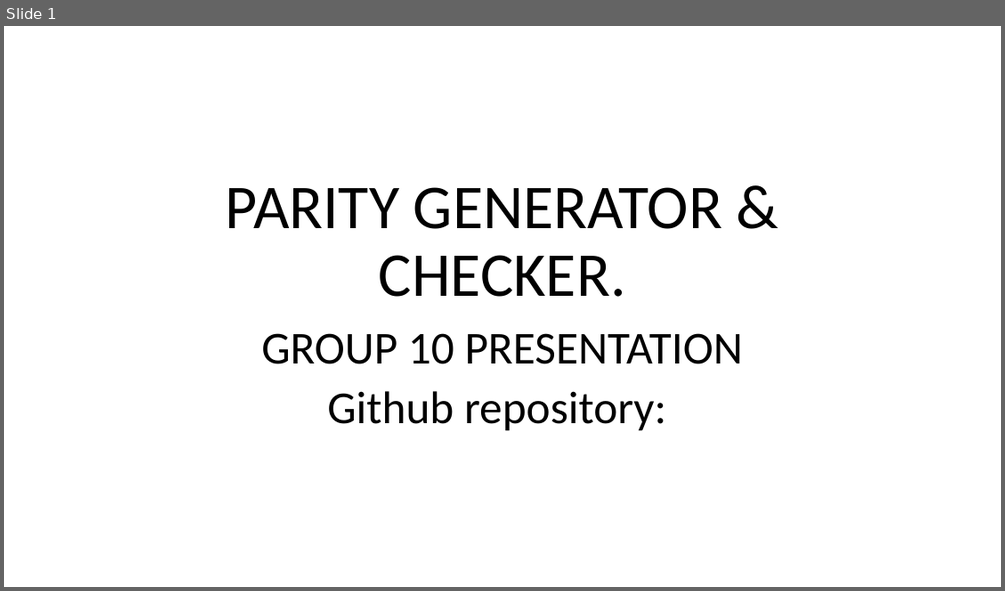
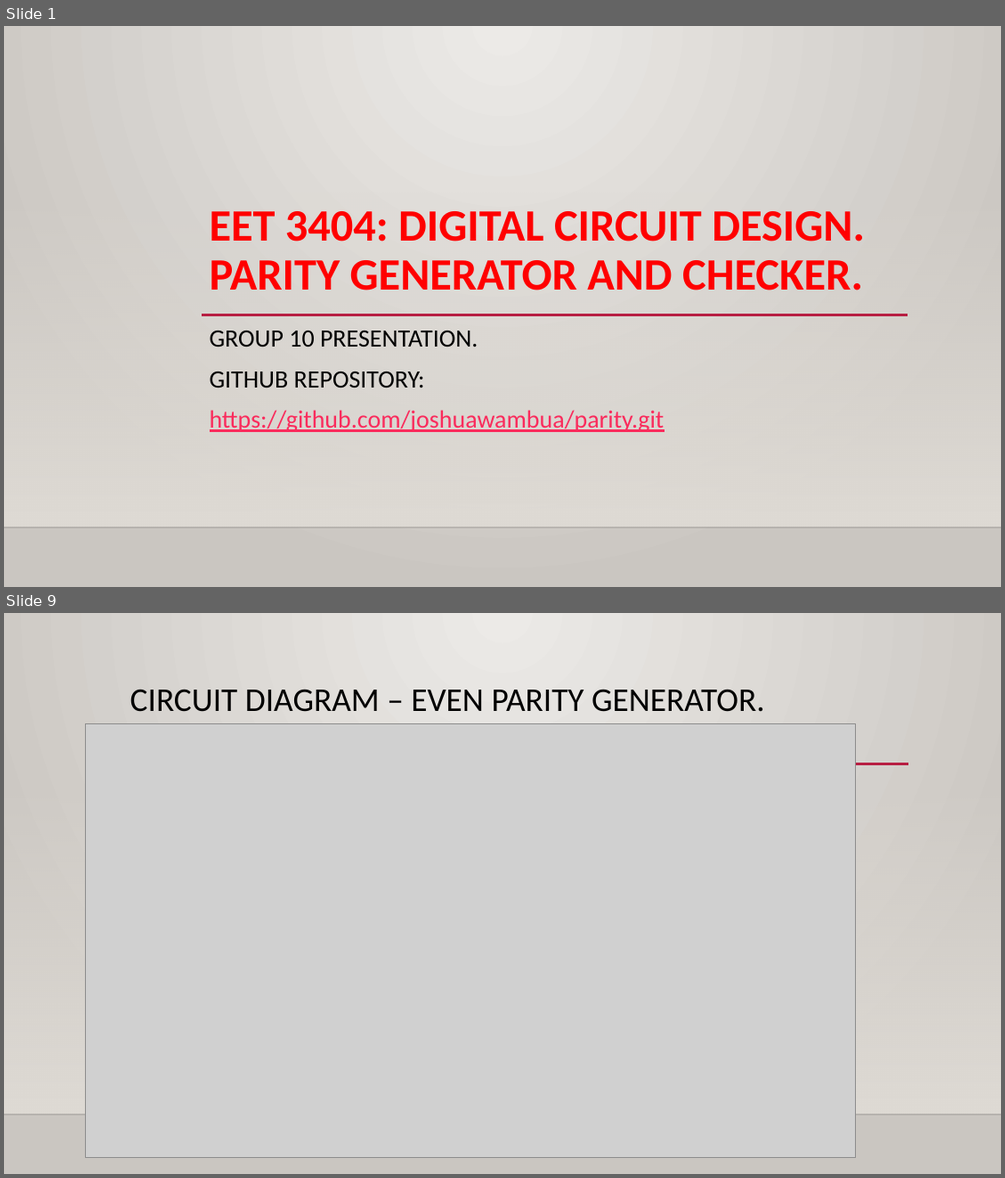
Before and after one commit to joshuawambua/parity, a slide deck: PARITY GENERATOR.pptx. Shown one above the other, each under a label of ours: slide 1 before the commit, slides 1 and 9 after it; the slides between them are not shown. The pictures are 1005x591 and 1005x1178 pixels, drawn with LibreOffice and Linux fonts; fonts in the diff are those of the drawing; grey boxes stand for pictures; background and template pictures are left out. Boxes give left, top, right and bottom in pixels: in the first picture for what was removed or moved away, otherwise in the second. Text is boxed around its words. In the diff, an @@ line names an element or a change of style, - is before the commit and + after.

```diff
--- a/PARITY GENERATOR.pptx
+++ b/PARITY GENERATOR.pptx
@@ slide 9 added at box(4, 613, 1001, 1174), background gradient #ECEAE7 to #CAC7C1; not listed: 2 template elements that a slide beside it also shows @@
@@ title added at box(130, 689, 765, 712), 32 pt, text #000000 @@
+CIRCUIT DIAGRAM – EVEN PARITY GENERATOR.
@@ picture added at box(86, 723, 855, 1159) @@
@@ line added from (123, 764) to (909, 764), #B71E42 2.5 pt @@
@@ slide 1 changed as well @@
@@ background #FFFFFF to gradient #ECEAE7 to #CAC7C1 @@
@@ rectangle added at box(4, 192, 1001, 527), fill gradient #DFDBD5 @@
@@ title at box(210, 211, 865, 290): text changed; size 60 to 43.2 pt; text colour #000000 to #FF0000; bold on @@
-PARITY GENERATOR & CHECKER.
+EET 3404: DIGITAL CIRCUIT DESIGN.
+PARITY GENERATOR AND CHECKER.
@@ line added from (202, 314) to (908, 314), #B71E42 2.5 pt @@
@@ subtitle at box(210, 330, 664, 432): text changed; size 44 to 24 pt; text colour #000000 to #FA2B5C @@
-GROUP 10 PRESENTATION
-Github repository:
+GROUP 10 PRESENTATION.
+GITHUB REPOSITORY:
+https://github.com/joshuawambua/parity.git
@@ line added from (4, 527) to (1001, 527), #000001 1 pt @@
```
Also in this commit, not shown: 4 other slides changed, 18 other slides added, 2 slides removed.
